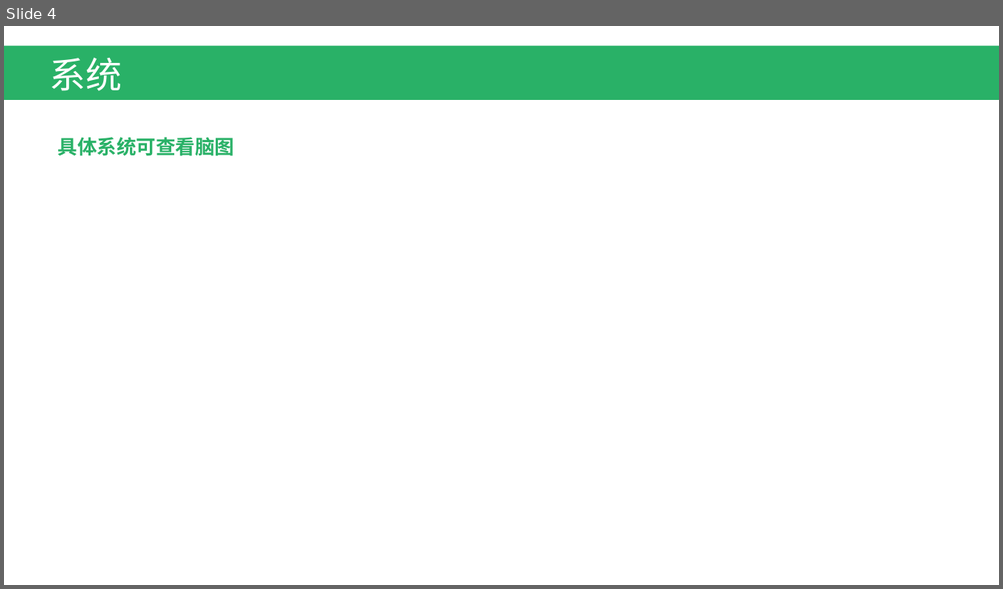
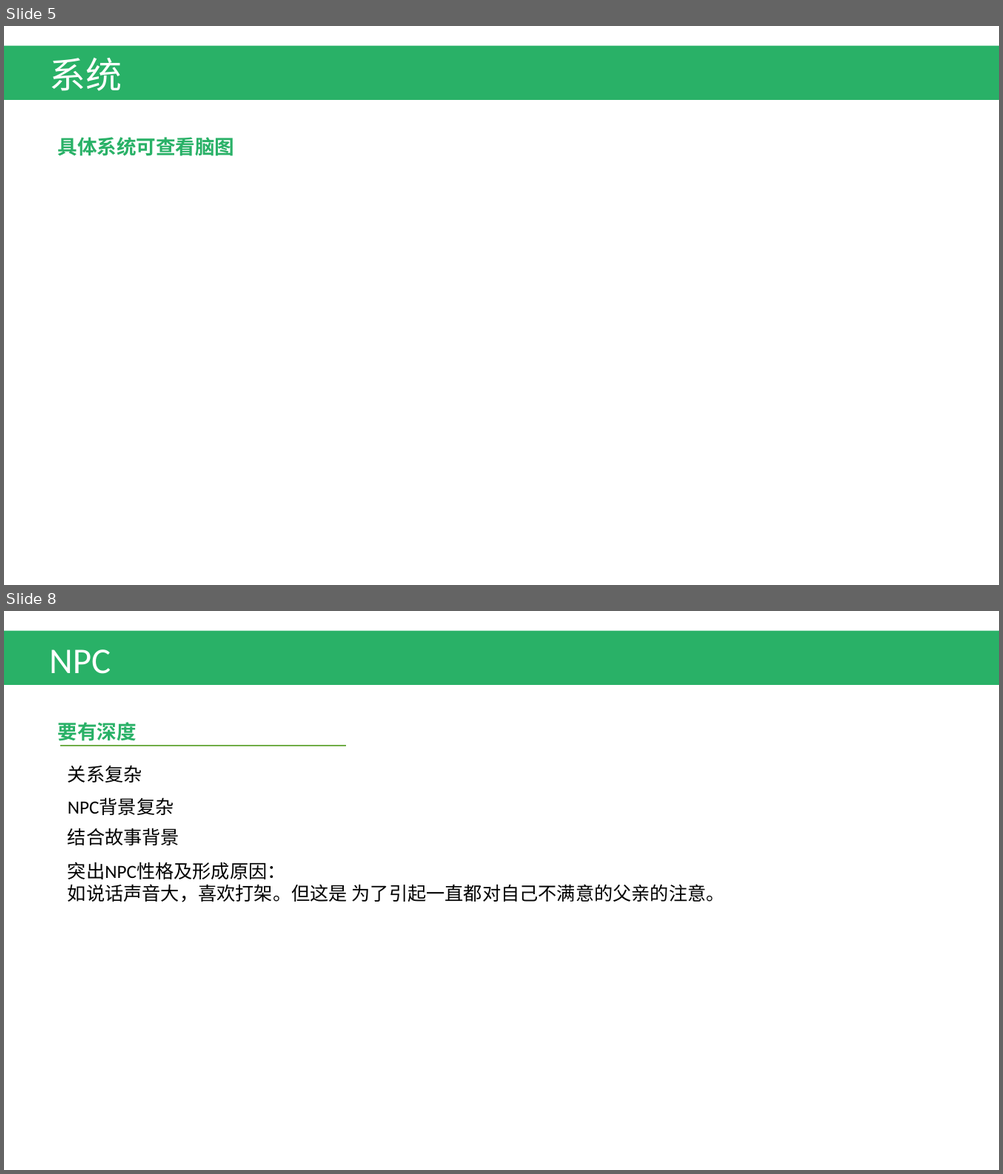
Before and after one commit to EscapeChuanxiao/ChuanXiao, a slide deck: 游戏概要.pptx. Shown one above the other, each under a label of ours: slide 4 before the commit, slides 5 and 8 after it; the slides between them are not shown. The pictures are 1003x589 and 1003x1174 pixels, drawn with LibreOffice and Linux fonts; fonts in the diff are those of the drawing. Boxes give left, top, right and bottom in pixels: in the first picture for what was removed or moved away, otherwise in the second. Text is boxed around its words. In the diff, an @@ line names an element or a change of style, - is before the commit and + after.

```diff
--- a/游戏概要.pptx
+++ b/游戏概要.pptx
@@ slide 8 added at (4, 611, 999, 1170), background #FFFFFF @@
@@ rectangle added at (4, 630, 999, 685), fill #29B167 @@
@@ text added at (49, 649, 111, 674), 35 pt, text #FFFFFF @@
+NPC
@@ text added at (58, 722, 136, 741), 19 pt, text #29B167, bold @@
+要有深度
@@ line added from (60, 746) to (346, 746), #70AD47 1.5 pt @@
@@ text added at (68, 765, 142, 783), 18 pt, text #000000 @@
+关系复杂
@@ text added at (68, 799, 174, 815), 18 pt, text #000000 @@
+NPC背景复杂
@@ text added at (68, 828, 179, 846), 18 pt, text #000000 @@
+结合故事背景
@@ text added at (68, 862, 725, 903), 18 pt, text #000000 @@
+突出NPC性格及形成原因：
+如说话声音大，喜欢打架。但这是 为了引起一直都对自己不满意的父亲的注意。
@@ what was slide 4 is now slide 5 @@
```
Also in this commit, not shown: 4 slides changed, 2 other slides added, 2 slides removed, 1 other file.
